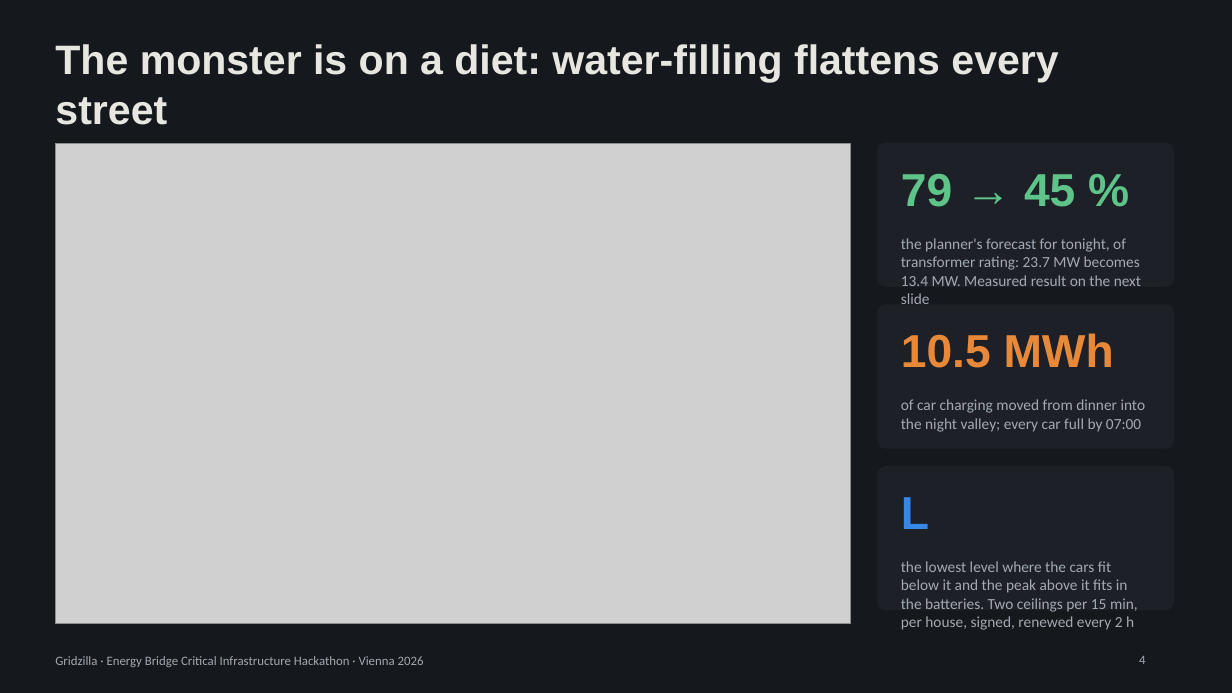
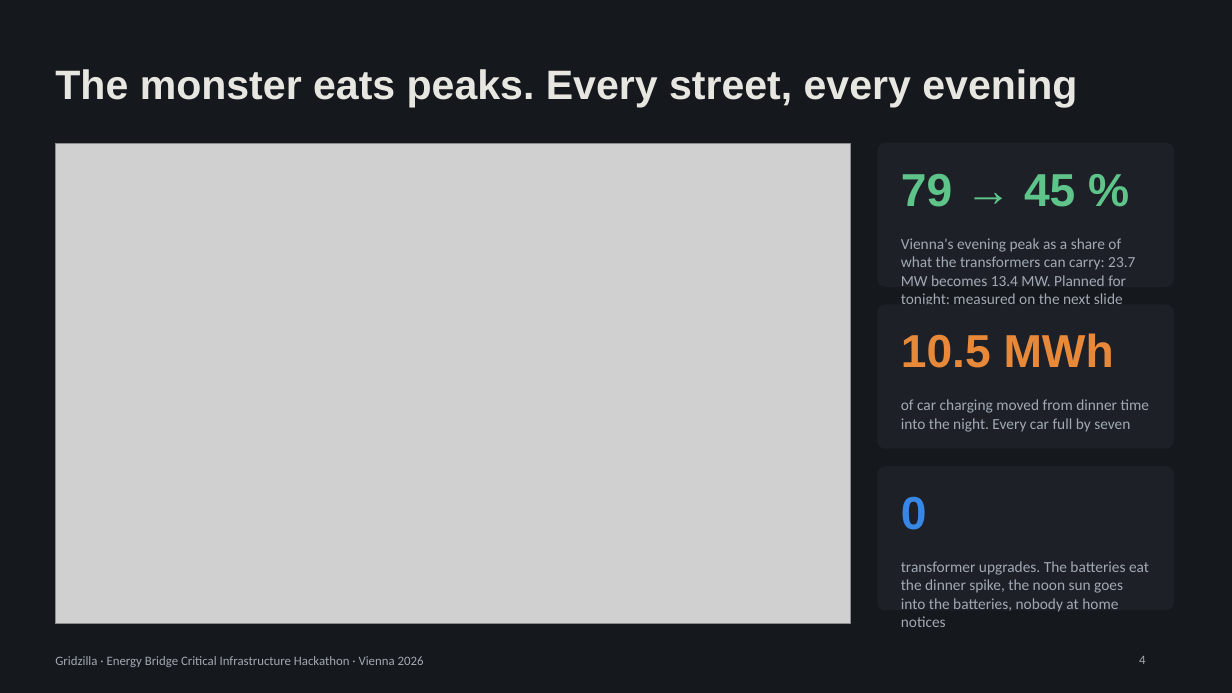
Before and after one commit to mathewstars/Gridzilla, a slide deck: slide 4 of docs/Gridzilla-pitch.pptx. Drawn at 1232x693 pixels with LibreOffice and Linux fonts; fonts in the diff are those of the drawing; grey boxes stand for pictures. Boxes give left, top, right and bottom in pixels: in the first picture for what was removed or moved away, otherwise in the second. Text is boxed around its words. In the diff, an @@ line names an element or a change of style, - is before the commit and + after.

```diff
--- a/docs/Gridzilla-pitch.pptx
+++ b/docs/Gridzilla-pitch.pptx
@@ title at <box>55,69,1077,107</box>: text changed @@
-The monster is on a diet: water-filling flattens every street
+The monster eats peaks. Every street, every evening
@@ text at <box>901,238,1135,304</box>: text changed @@
-the planner's forecast for tonight, of transformer rating: 23.7 MW becomes 13.4 MW. Measured result on the next slide
+Vienna's evening peak as a share of what the transformers can carry: 23.7 MW becomes 13.4 MW. Planned for tonight; measured on the next slide
@@ text at <box>901,399,1149,432</box>: text changed @@
-of car charging moved from dinner into the night valley; every car full by 07:00
+of car charging moved from dinner time into the night. Every car full by seven
@@ text at <box>901,496,927,530</box>: text changed @@
-L
+0
@@ text at <box>901,561,1149,612</box>: text changed @@
-the lowest level where the cars fit below it and the peak above it fits in the batteries. Two ceilings per 15 min, per house, signed, renewed every 2 h
+transformer upgrades. The batteries eat the dinner spike, the noon sun goes into the batteries, nobody at home notices
```
Also in this commit, not shown: 2 other files.
